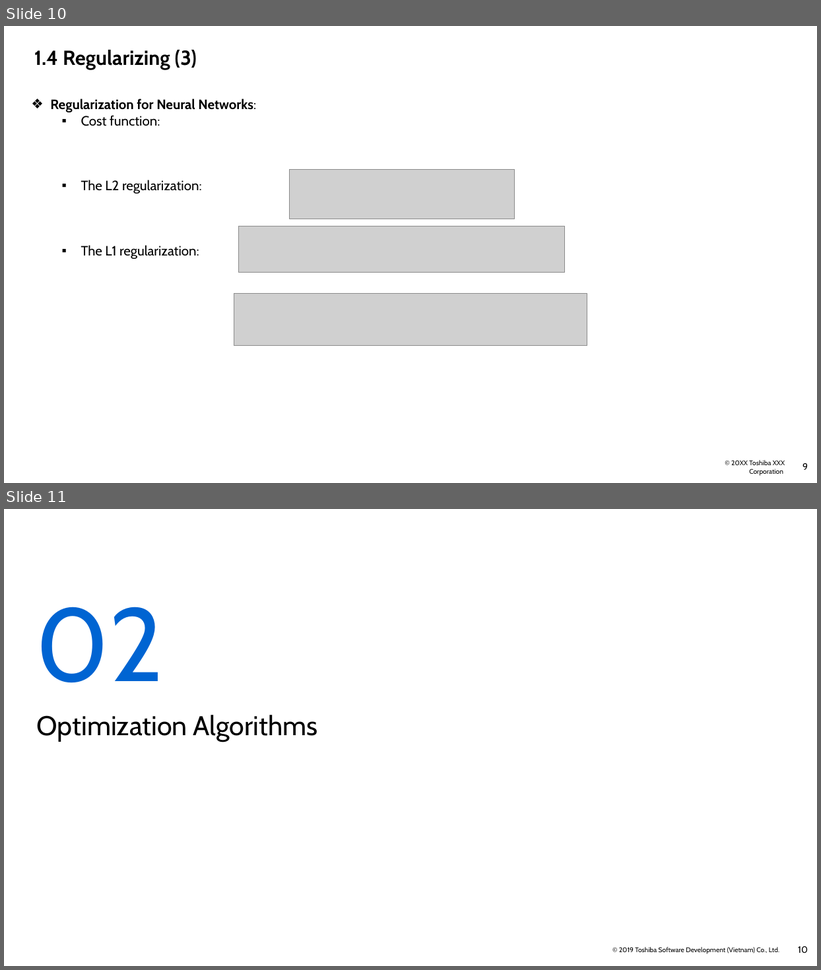
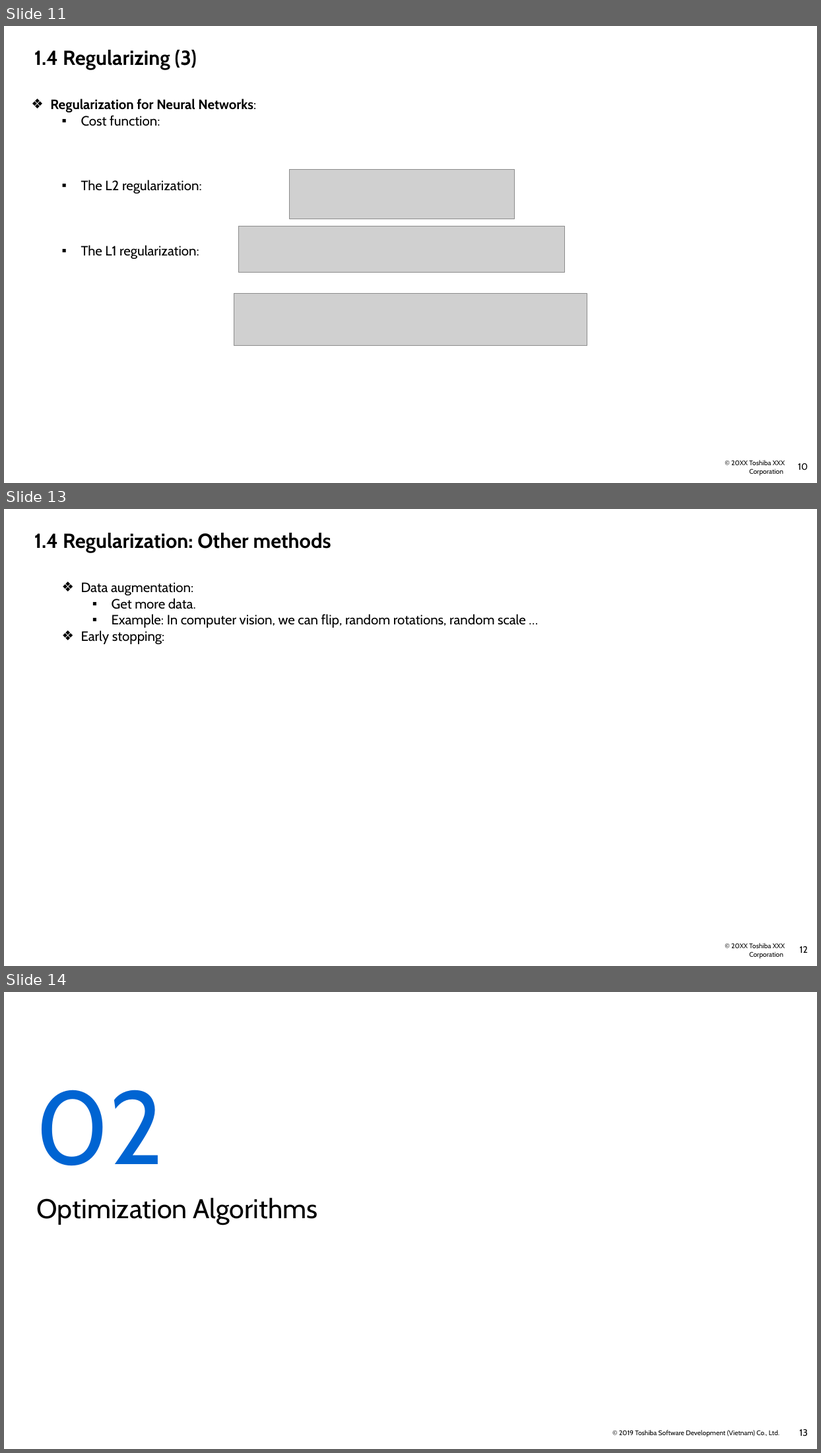
Before and after one commit to Doan-Nguyen/Coursera, a slide deck: Improving Deep Neural Network - Report - Course 2.pptx. Shown one above the other, each under a label of ours: slides 10 and 11 before the commit, slides 11, 13 and 14 after it; the slides between them are not shown. The pictures are 821x970 and 821x1453 pixels, drawn with LibreOffice and Linux fonts; fonts in the diff are those of the drawing; grey boxes stand for pictures; background and template pictures are left out. Boxes give left, top, right and bottom in pixels: in the first picture for what was removed or moved away, otherwise in the second. Text is boxed around its words. In the diff, an @@ line names an element or a change of style, - is before the commit and + after.

```diff
--- a/Improving Deep Neural Network - Report - Course 2.pptx
+++ b/Improving Deep Neural Network - Report - Course 2.pptx
@@ slide 13 added at [4,509,817,966], background #FFFFFF; not listed: 2 template elements that a slide beside it also shows @@
@@ title added at [34,533,331,553], 24 pt, text #000000, bold @@
+1.4 Regularization: Other methods
@@ text added at [81,582,526,644], 16 pt, text #000000 @@
+  ❖ Data augmentation:
+    ▪ Get more data.
+    ▪ Example: In computer vision, we can flip, random rotations, random scale …
+  ❖ Early stopping:
@@ what was slide 10 is now slide 11 @@
@@ page number at [798,464,808,470]: text changed @@
-9
+10
@@ what was slide 11 is now slide 14 @@
@@ page number at [799,1430,808,1437]: text changed @@
-10
+13
```
Also in this commit, not shown: 2 slides changed, 2 other slides added.
